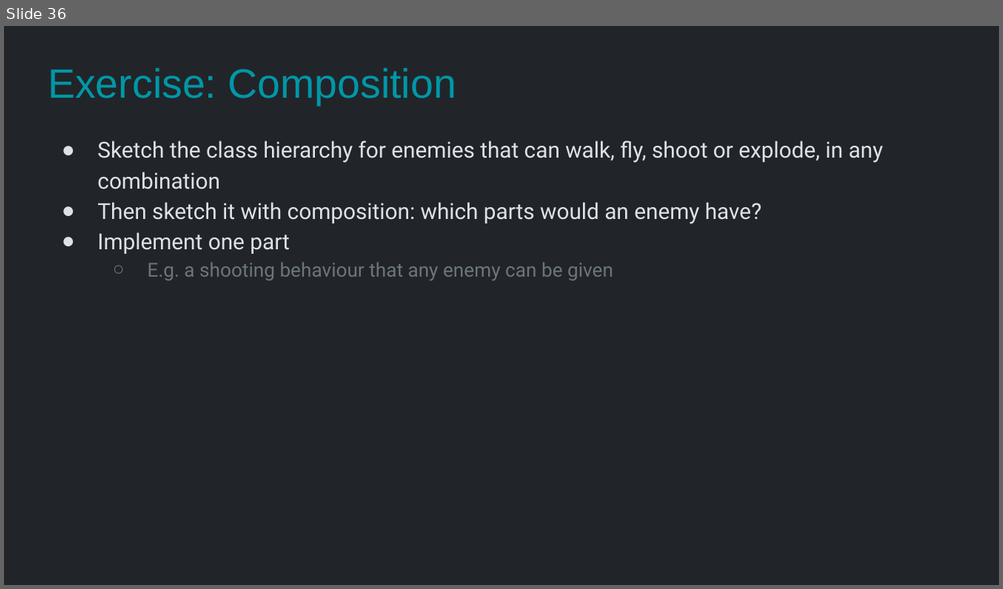
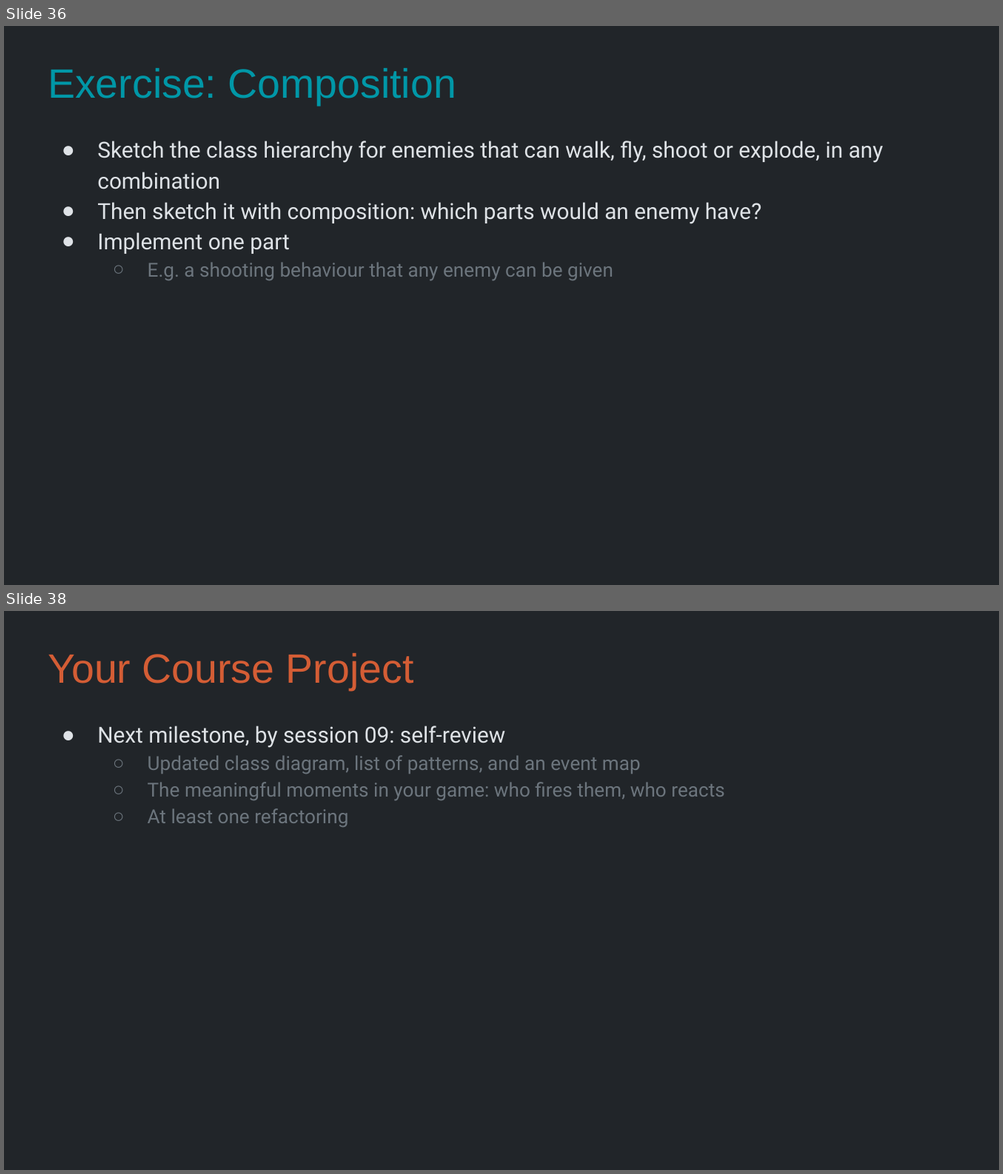
Before and after one commit to Metamate/gar, a slide deck: slides/08 The Legend of Zelda.pptx. Shown one above the other, each under a label of ours: slide 36 before the commit, slides 36 and 38 after it; the slides between them are not shown. The pictures are 1003x589 and 1003x1174 pixels, drawn with LibreOffice and Linux fonts; fonts in the diff are those of the drawing. Boxes give left, top, right and bottom in pixels: in the first picture for what was removed or moved away, otherwise in the second. Text is boxed around its words. In the diff, an @@ line names an element or a change of style, - is before the commit and + after.

```diff
--- a/slides/08 The Legend of Zelda.pptx
+++ b/slides/08 The Legend of Zelda.pptx
@@ slide 38 added at box(4, 611, 999, 1170), background #212529 @@
@@ title added at box(48, 653, 414, 690), 29.7 pt, text #D45D35 @@
+Your Course Project
@@ text added at box(97, 726, 724, 827), 14 pt, text #6C757D @@
+● Next milestone, by session 09: self-review
+  ○ Updated class diagram, list of patterns, and an event map
+  ○ The meaningful moments in your game: who fires them, who reacts
+  ○ At least one refactoring
```
Also in this commit, not shown: 1 slide changed, 17 other files.
